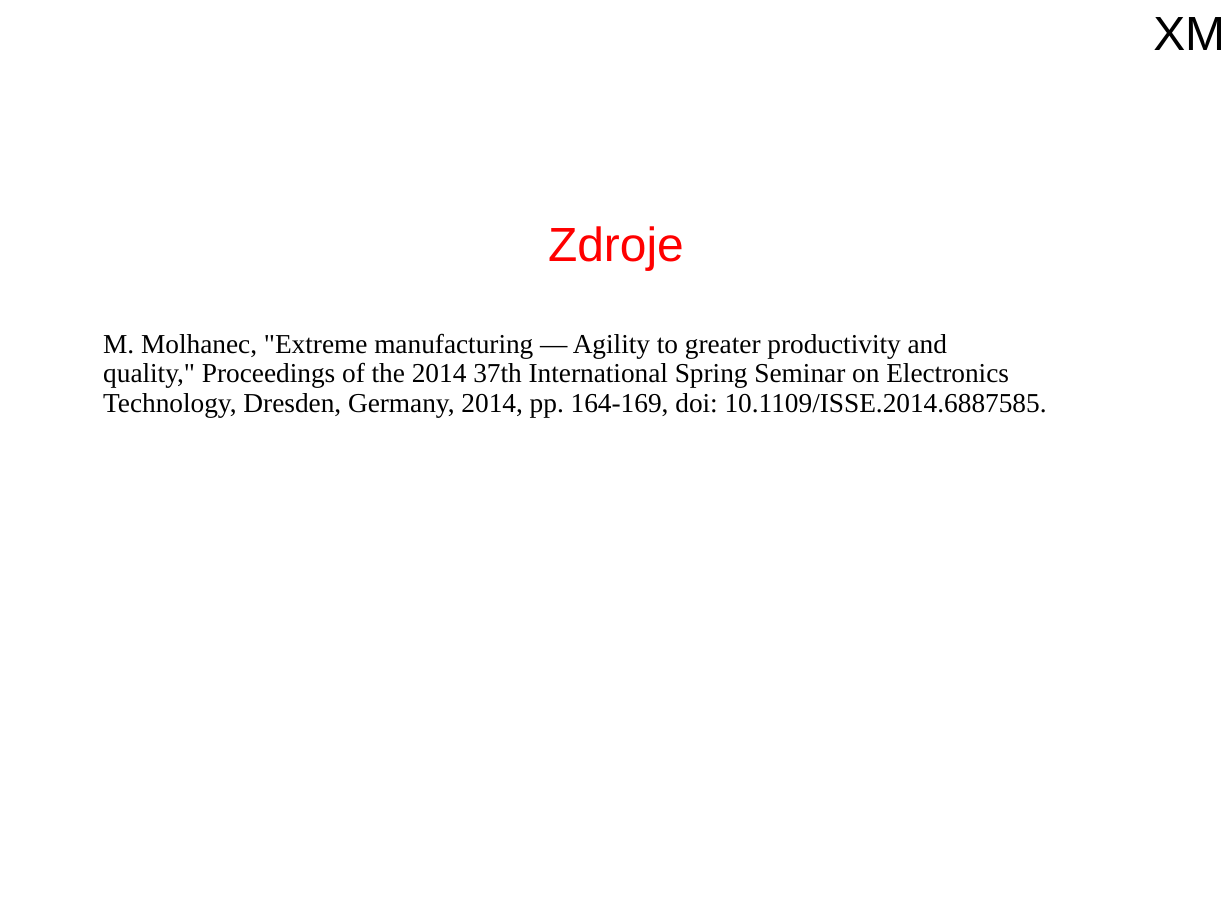
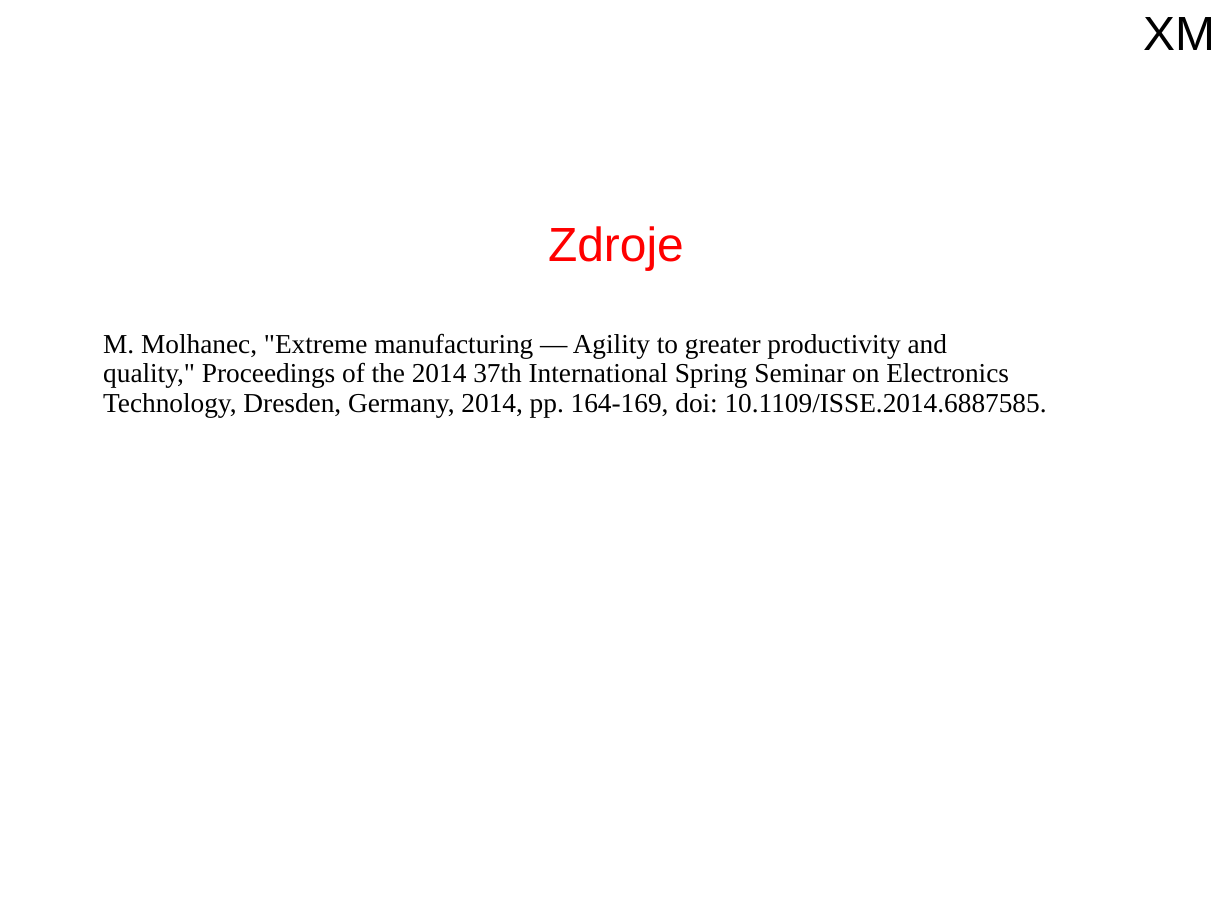
Before and after one commit to ZiipSi/tpr, a slide deck: slide 46 of source/files/prezentace_sem.pptx (slide 52 before the commit). Drawn at 1232x924 pixels with LibreOffice and Linux fonts; fonts in the diff are those of the drawing; background and template pictures are left out. Boxes give left, top, right and bottom in pixels: in the first picture for what was removed or moved away, otherwise in the second. Text is boxed around its words. In the diff, an @@ line names an element or a change of style, - is before the commit and + after.

```diff
--- a/source/files/prezentace_sem.pptx
+++ b/source/files/prezentace_sem.pptx
@@ text "XM": place and size @@
-text "XM" at box(1153, 17, 1225, 50)
+text "XM" at box(1143, 17, 1215, 50)
```
Also in this commit, not shown: 8 other slides changed, 2 slides added, 8 slides removed, 1 other file.
